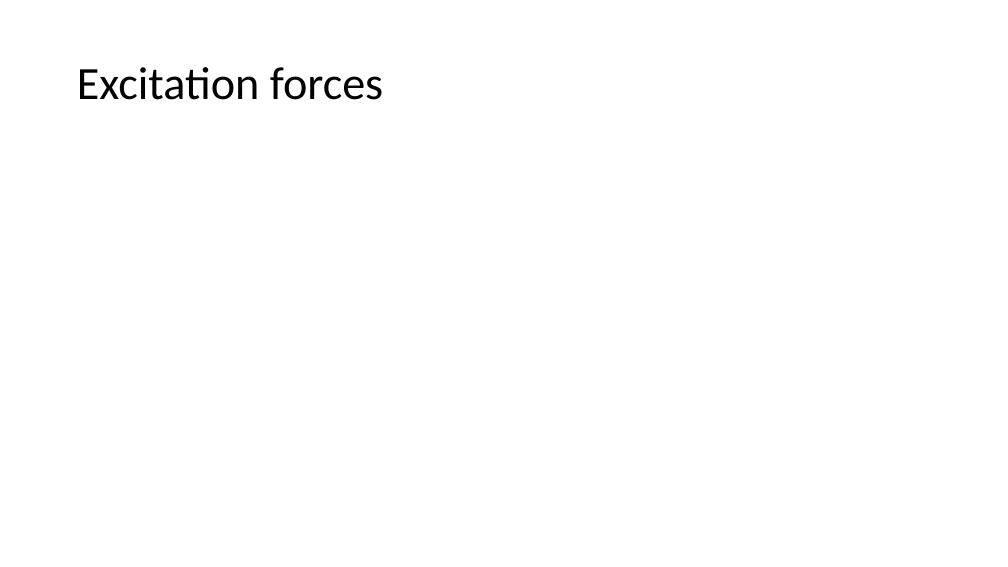
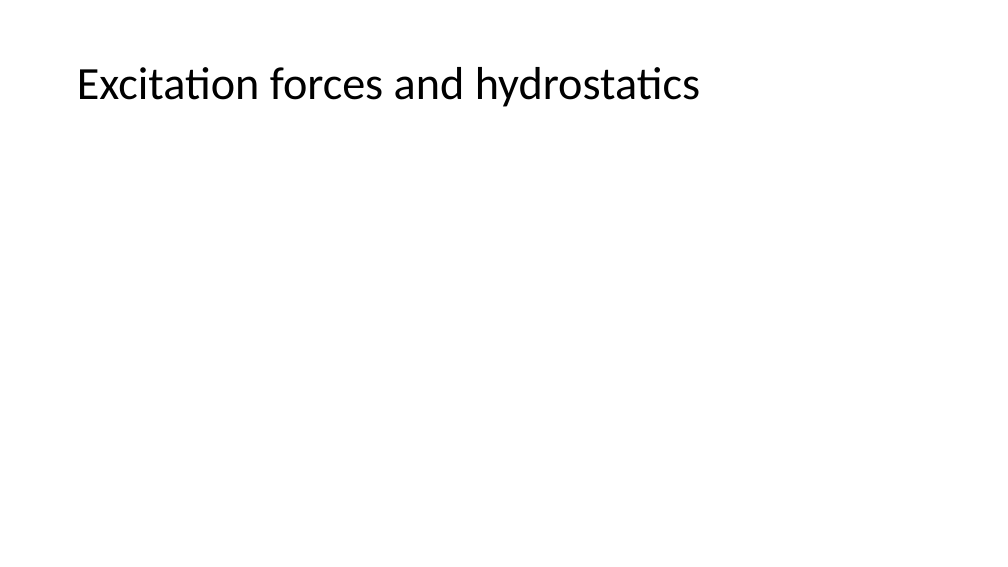
Before and after one commit to jtgrasb/WecOptTool, a slide deck: slide 11 of examples/attenuatorInWOT.pptx (slide 9 before the commit). Drawn at 1008x567 pixels with LibreOffice and Linux fonts; fonts in the diff are those of the drawing; grey boxes stand for pictures. Boxes give left, top, right and bottom in pixels: in the first picture for what was removed or moved away, otherwise in the second. Text is boxed around its words. In the diff, an @@ line names an element or a change of style, - is before the commit and + after.

```diff
--- a/examples/attenuatorInWOT.pptx
+++ b/examples/attenuatorInWOT.pptx
@@ title at bbox=[77, 67, 700, 107]: text changed @@
-Excitation forces
+Excitation forces and hydrostatics
```
Also in this commit, not shown: 3 other slides changed, 8 slides added, 1 slide removed, 26 other files.
